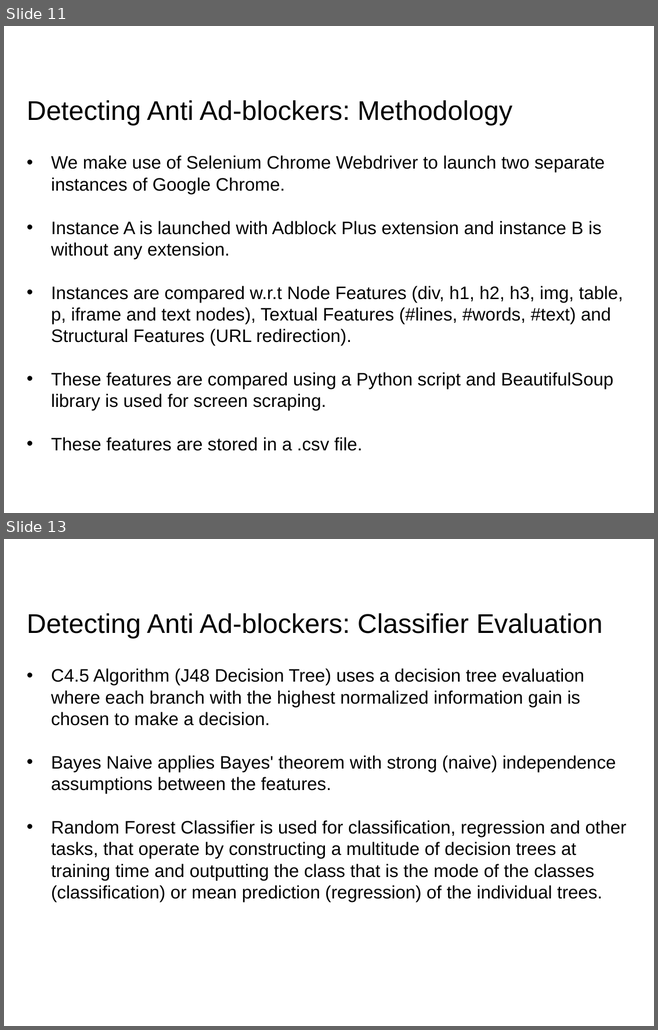
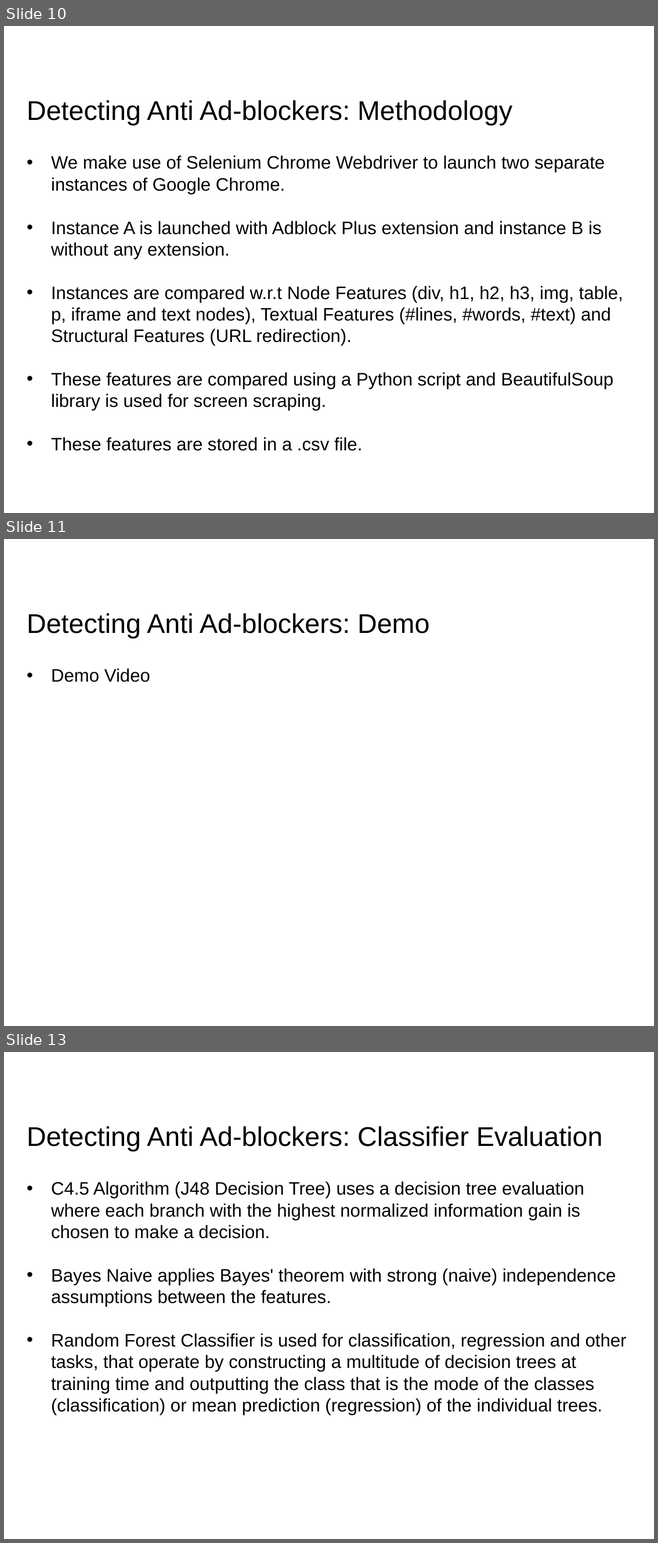
Before and after one commit to RohitPanda/seminar-blocking-adblockers, a slide deck: ppt/Seminar - Rohit & Rohit.pptx. Shown one above the other, each under a label of ours: slides 11 and 13 before the commit, slides 10, 11 and 13 after it; the slides between them are not shown. The pictures are 658x1030 and 658x1543 pixels, drawn with LibreOffice and Linux fonts; fonts in the diff are those of the drawing; background and template pictures are left out. Boxes give left, top, right and bottom in pixels: in the first picture for what was removed or moved away, otherwise in the second. Text is boxed around its words. In the diff, an @@ line names an element or a change of style, - is before the commit and + after.

```diff
--- a/ppt/Seminar - Rohit & Rohit.pptx
+++ b/ppt/Seminar - Rohit & Rohit.pptx
@@ slide 11 added at [4, 539, 654, 1026], background #FFFFFF @@
@@ title added at [27, 613, 429, 638], 30 pt, text #000000 @@
+Detecting Anti Ad-blockers: Demo
@@ text added at [51, 668, 150, 682], 20 pt, text #000000 @@
+• Demo Video
@@ what was slide 11 is now slide 10 @@
```
Also in this commit, not shown: 10 slides changed, 1 other slide added, 1 slide removed, 2 other files.
